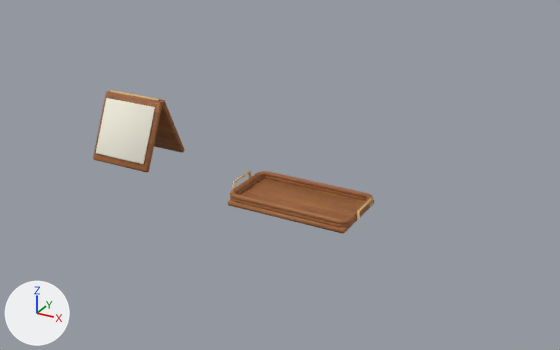
An edit to the Blender file art/blender/kiosk_counter_details.blend, drawn before and after from the same camera.
The view is the same before and after, from a 50 mm lens placed at (1.82, -5.15, 1.73), pointed at (0.03, -1.9, 0.1). The axes (+X, +Y, +Z) are drawn at lower left. The lights are the same throughout. The first picture is the older version.

Before the edit, the objects in view are built like this:
```python
ob_menu_brass_top_hinge = bpy.data.objects.new('Menu brass top hinge', me_menu_brass_top_hinge)
ob_menu_brass_top_hinge.location = (0.0, 0.0, 0.0)
ob_menu_inset_paper = bpy.data.objects.new('Menu inset paper', me_cube_002)
ob_menu_inset_paper.location = (-0.9, -1.999, 0.214)
ob_menu_inset_paper.rotation_euler = (-0.43, 0.0, 0.0)  # degrees (-25, 0, 0)
ob_menu_wood_stand = bpy.data.objects.new('Menu wood stand', me_cube)
ob_menu_wood_stand.location = (-0.9, -1.98, 0.205)
ob_menu_wood_stand.rotation_euler = (-0.43, 0.0, 0.0)  # degrees (-25, 0, 0)
ob_menu_wood_stand_001 = bpy.data.objects.new('Menu wood stand.001', me_cube_001)
ob_menu_wood_stand_001.location = (-0.9, -1.8, 0.205)
ob_menu_wood_stand_001.rotation_euler = (0.43, 0.0, 0.0)  # degrees (25, 0, 0)
ob_serving_tray_carved_rim = bpy.data.objects.new('Serving tray carved rim', me_serving_tray_carved_rim)
ob_serving_tray_carved_rim.location = (0.0, 0.0, 0.0)
ob_serving_tray_carved_rim_001 = bpy.data.objects.new('Serving tray carved rim.001', me_serving_tray_carved_rim_001)
ob_serving_tray_carved_rim_001.location = (0.0, 0.0, 0.0)
ob_serving_tray_inset_base = bpy.data.objects.new('Serving tray inset base', me_cube_004)
ob_serving_tray_inset_base.location = (0.2, -1.98, 0.016)
ob_tray_brass_carry_handle = bpy.data.objects.new('Tray brass carry handle', me_tray_brass_carry_handle)
ob_tray_brass_carry_handle.location = (0.0, 0.0, 0.0)
```
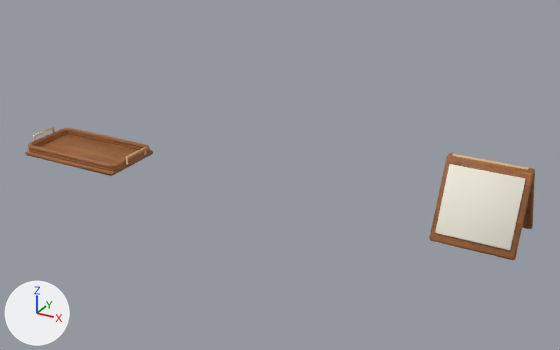
Location of each change, [x1, y1, x2, y2] in pixels of the pictures (560 x 350 px):
'Menu inset paper', moved
    before: [96, 98, 155, 164]
    after: [435, 164, 526, 250]
'Serving tray inset base', moved
    before: [228, 179, 374, 234]
    after: [26, 134, 153, 176]
'Menu wood stand', moved
    before: [93, 91, 163, 172]
    after: [429, 155, 534, 260]
'Serving tray carved rim.001', moved
    before: [230, 171, 373, 225]
    after: [28, 128, 150, 168]
'Serving tray carved rim', moved
    before: [230, 176, 371, 228]
    after: [28, 132, 150, 171]
'Menu wood stand.001', moved
    before: [109, 90, 185, 153]
    after: [449, 153, 535, 229]
'Menu brass top hinge', moved
    before: [110, 90, 160, 100]
    after: [452, 154, 529, 170]
'Tray brass carry handle.001', moved
    before: [357, 197, 373, 219]
    after: [126, 147, 146, 164]
'Tray brass carry handle', moved
    before: [233, 170, 251, 189]
    after: [33, 127, 55, 141]

The change, as a list of edits to the scene's bpy script:
```text
Change ob_menu_wood_stand:
    ob_menu_wood_stand.location: (-0.9, -1.98, 0.205) -> (1.1, -1.98, 0.205)
Change ob_menu_wood_stand_001:
    ob_menu_wood_stand_001.location: (-0.9, -1.8, 0.205) -> (1.1, -1.8, 0.205)
Change ob_menu_inset_paper:
    ob_menu_inset_paper.location: (-0.9, -1.999, 0.214) -> (1.1, -1.999, 0.214)
Change ob_menu_brass_top_hinge:
    ob_menu_brass_top_hinge.location: (0.0, 0.0, 0.0) -> (2.0, 0.0, 0.0)
Change ob_serving_tray_inset_base:
    ob_serving_tray_inset_base.location: (0.2, -1.98, 0.016) -> (-1.2, -1.98, 0.016)
Change ob_serving_tray_carved_rim:
    ob_serving_tray_carved_rim.location: (0.0, 0.0, 0.0) -> (-1.4, 0.0, 0.0)
Change ob_serving_tray_carved_rim_001:
    ob_serving_tray_carved_rim_001.location: (0.0, 0.0, 0.0) -> (-1.4, 0.0, 0.0)
Change ob_tray_brass_carry_handle:
    ob_tray_brass_carry_handle.location: (0.0, 0.0, 0.0) -> (-1.4, 0.0, 0.0)
Change ob_tray_brass_carry_handle_001:
    ob_tray_brass_carry_handle_001.location: (0.0, 0.0, 0.0) -> (-1.4, 0.0, 0.0)
```
